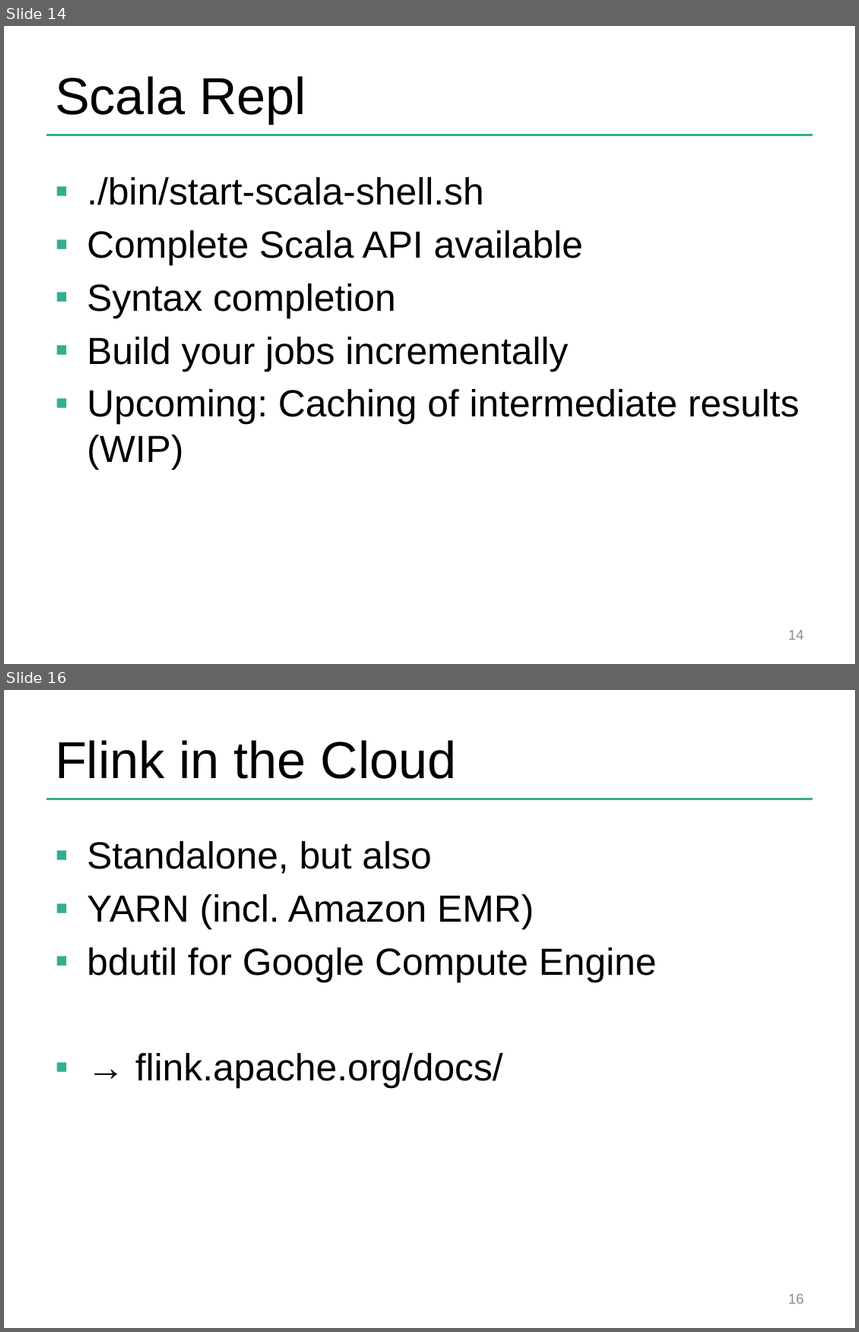
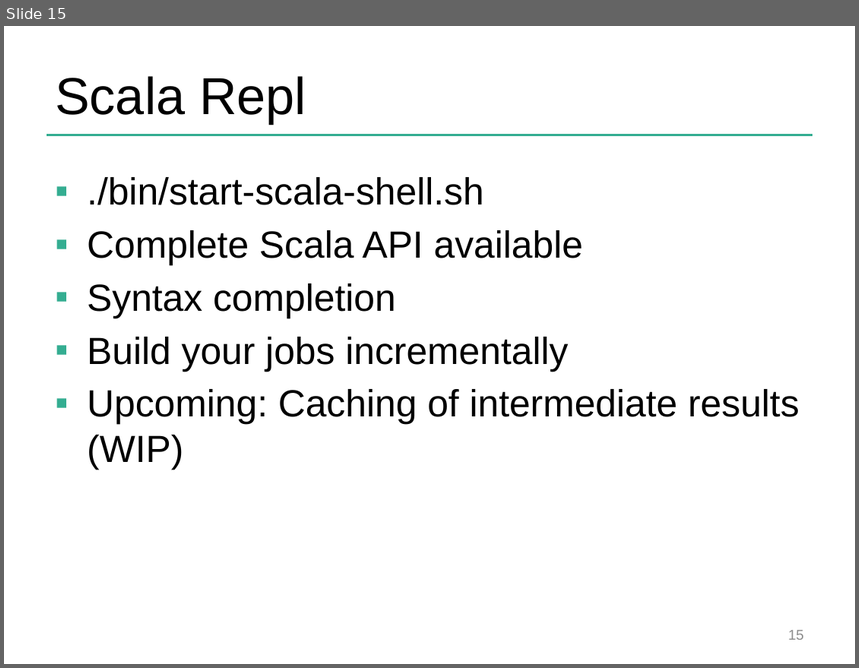
Before and after one commit to dataArtisans/flink-training-web, a slide deck: slides/closing.pptx. Shown one above the other, each under a label of ours: slides 14 and 16 before the commit, slide 15 after it; the slides between them are not shown. The pictures are 859x1332 and 859x668 pixels, drawn with LibreOffice and Linux fonts; fonts in the diff are those of the drawing; background and template pictures are left out. Boxes give left, top, right and bottom in pixels: in the first picture for what was removed or moved away, otherwise in the second. Text is boxed around its words. In the diff, an @@ line names an element or a change of style, - is before the commit and + after.

```diff
--- a/slides/closing.pptx
+++ b/slides/closing.pptx
@@ slide 16 removed at [4,690,855,1328], background #FFFFFF; not listed: 1 template element that a slide beside it also shows @@
@@ title removed at [55,740,457,779] @@
-Flink in the Cloud
@@ text removed at [87,841,657,1089] @@
-▪ Standalone, but also
-▪ YARN (incl. Amazon EMR)
-▪ bdutil for Google Compute Engine
-▪ → flink.apache.org/docs/
@@ page number removed at [788,1294,804,1304] @@
-16
@@ what was slide 14 is now slide 15 @@
@@ page number at [788,630,804,640]: text changed @@
-14
+15
```
Also in this commit, not shown: 4 slides changed, 5 slides added, 1 other slide removed, 5 other files.
